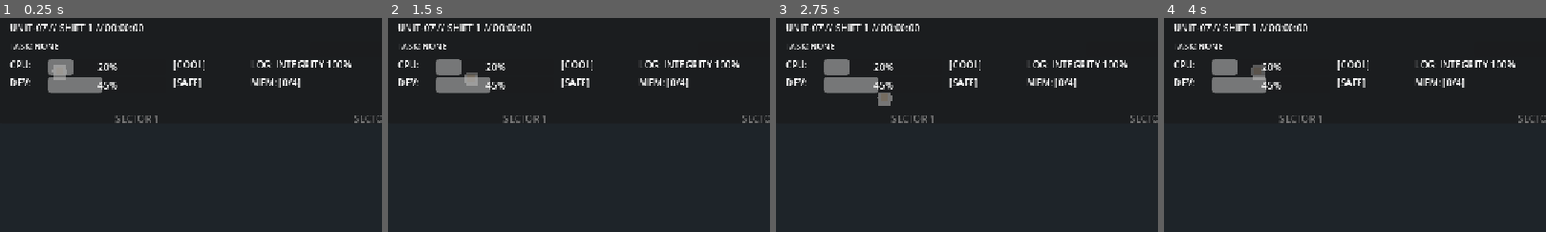
Above: before the commit, frames 1-4 (left to right).
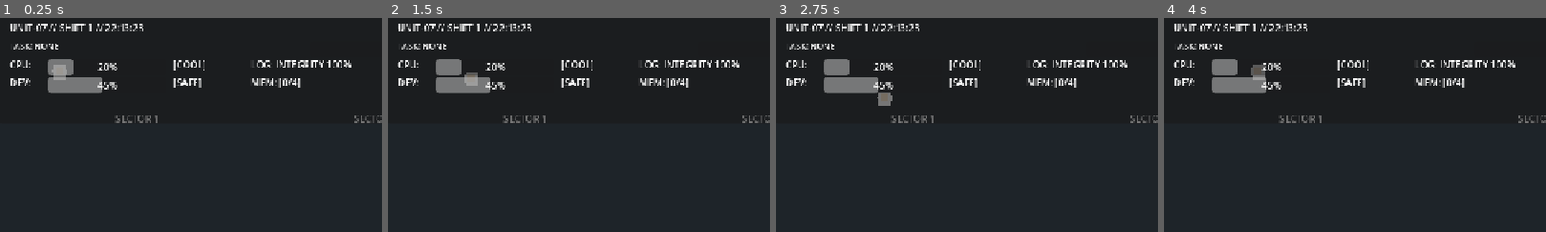
Above: after the commit, the same moments.

Repository: xuehaowen/Awakening
Game: Godot game, scene res://scenes/world/Facility.tscn
Same seed, same stepped clock (60 frames per second), same inputs: the game is played once before the commit and once after it.
Inputs:
- Up to frame 1 (0.25 s): no input
- Up to frame 2 (1.5 s): tap Enter at 0.5 s; hold D (move_right) 0.53-1.28 s; tap E (interact) at 0.6 s; hold S (move_down) from 1.28 s (still down); tap M (open_memory) at 1.35 s
- Up to frame 3 (2.75 s): release S (move_down) at 2.03 s; hold D (move_right) from 2.03 s (still down); hold Shift (override_decrypt) from 2.03 s (still down)
- Up to frame 4 (4 s): tap Space at 2.75 s; release D (move_right) at 2.78 s; release Shift (override_decrypt) at 2.78 s; hold W (move_up) 2.78-3.53 s; tap Ctrl (override_smooth) at 2.85 s; tap Enter at 3.5 s; hold A (move_left) from 3.53 s (still down); tap 1 at 3.6 s
The pictures show only the part of the screen within x 0-50%, y 0-50%; the shares and areas given below are measured in that part.

The runs differ from the first frame. In frame 1, 0.2% of the frame differs, in the area x 27-38%, y 2-7%; in frame 2, 0.2%; in frame 3, 0.2%; in frame 4, 0.2%.
Error before the commit: Invalid access to property or key 'phase_changed' on a base object of type 'Node (DayManager.gd)'. (res://scripts/ui/HUD.gd:33)
Error after the commit: Trying to assign value of type 'Polygon2D' to a variable of type 'Sprite2D'. (res://scripts/player/PlayerController.gd:6)

Commit message:
Fix GDScript warnings and errors
Shadowed variable fixes:
- PlayerController.gd: Rename 'sign' to 'sign_str' (shadowed built-in sign())
- PlayerController.gd: Rename 'position' to 'target_position' (shadowed Node2D.position)
- HUD.gd: Rename 'name' to 'state_name' (shadowed Node.name)
- HUD.gd: Rename 'color' to 'state_color' (for consistency)

Invalid reference fixes:
- HUD.gd: Change DayManager.phase_changed to Blackboard.phase_changed
- HUD.gd: Remove PacingMarker/PacingLabel references (nodes removed from scene)

Unused code cleanup:
- SuspicionManager.gd: Remove unused 'color' variable
- TaskScorer.gd: Remove unused 'pace_state_changed' signal

Diff:
--- a/autoloads/SuspicionManager.gd
+++ b/autoloads/SuspicionManager.gd
@@ -174,7 +174,6 @@
 func get_formatted_display() -> String:
 	"""Returns a formatted string for UI display."""
 	var level = get_suspicion_level_name()
-	var color = _get_level_color()
 	return level + " [" + str(int(global_suspicion)) + "/100]"
 
 func _get_level_color() -> Color:
--- a/autoloads/TaskScorer.gd
+++ b/autoloads/TaskScorer.gd
@@ -22,7 +22,6 @@
 const SAFE_ZONE_MAX: float = 1.4
 
 signal task_scored(task_id: String, score_result: Dictionary)
-signal pace_state_changed(new_state: String)
 
 enum PaceState { TOO_FAST, FAST, SAFE, SLOW, TOO_SLOW }
 
--- a/scripts/player/PlayerController.gd
+++ b/scripts/player/PlayerController.gd
@@ -157,8 +157,8 @@
 
 func _show_floating_text(reason: String, delta: float) -> void:
 	# This would spawn a floating label
-	var sign = "+" if delta > 0 else ""
-	print("Floating text: ", reason, " ", sign, delta)
+	var sign_str = "+" if delta > 0 else ""
+	print("Floating text: ", reason, " ", sign_str, delta)
 
 func _on_interaction_area_entered(body: Node) -> void:
 	if body.is_in_group("npc"):
@@ -184,6 +184,6 @@
 		if MemoryPartition.add_to_short_term(fragment):
 			print("Intel acquired: ", fragment["type"], " for Sector ", fragment.get("sector", "?"))
 
-func teleport_to(position: Vector2) -> void:
-	global_position = position
+func teleport_to(target_position: Vector2) -> void:
+	global_position = target_position
 	velocity = Vector2.ZERO
--- a/scripts/ui/HUD.gd
+++ b/scripts/ui/HUD.gd
@@ -13,8 +13,6 @@
 @onready var time_label: Label = $TerminalPanel/TimeLabel
 @onready var feedback_label: Label = $TerminalPanel/FeedbackLabel
 @onready var scan_indicator: Label = $TerminalPanel/ScanIndicator
-@onready var pacing_marker: ColorRect = $TerminalPanel/TaskProgress/PacingMarker
-@onready var pacing_label: Label = $TerminalPanel/TaskProgress/PacingMarker/PacingLabel
 
 # Colors for deviation bar (centered meter style)
 var color_defective: Color = Color(0.9, 0.2, 0.2)  # Red (left)
@@ -30,7 +28,7 @@
 	Blackboard.day_started.connect(_on_day_started)
 	TaskManager.task_assigned.connect(_on_task_assigned)
 	TaskManager.task_completed.connect(_on_task_completed)
-	DayManager.phase_changed.connect(_on_phase_changed)
+	Blackboard.phase_changed.connect(_on_phase_changed)
 
 	# Get CPU Manager reference
 	await get_tree().process_frame
@@ -73,12 +71,12 @@
 		return
 
 	var cpu_mgr = player.get_node("CPUManager")
-	var color = cpu_mgr.get_state_color()
-	var name = cpu_mgr.get_state_name()
-
-	cpu_bar.modulate = color
-	cpu_status_label.text = "[" + name + "]"
-	cpu_status_label.modulate = color
+	var state_color = cpu_mgr.get_state_color()
+	var state_name = cpu_mgr.get_state_name()
+
+	cpu_bar.modulate = state_color
+	cpu_status_label.text = "[" + state_name + "]"
+	cpu_status_label.modulate = state_color
 
 func _on_deviation_changed(value: float, source: String = "") -> void:
 	# Update the centered deviation bar
